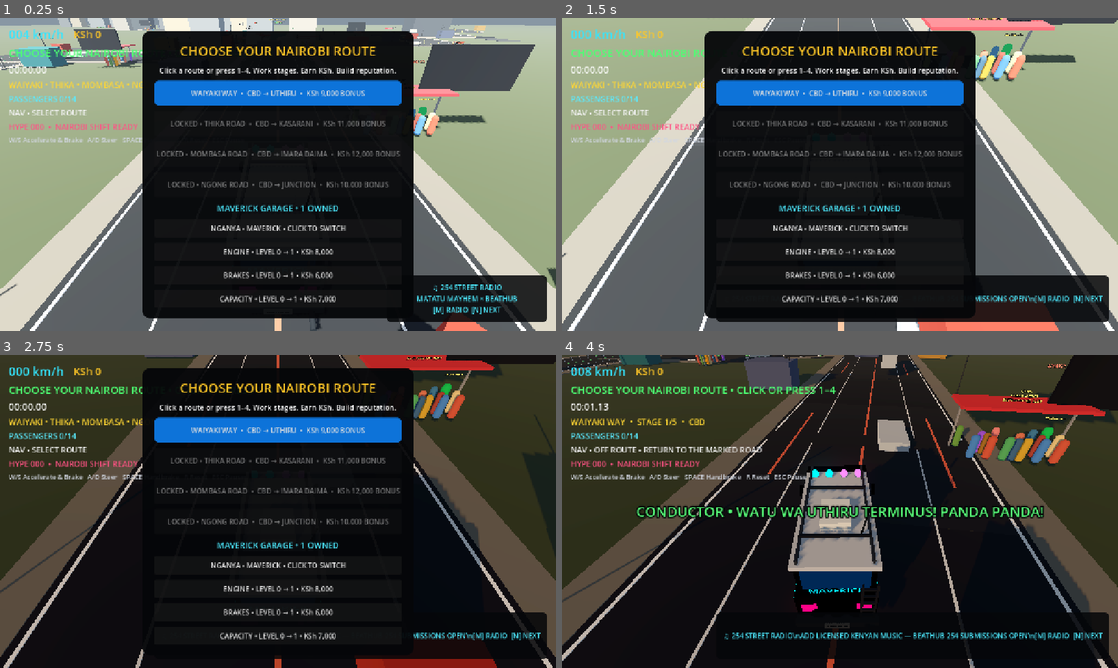
Above: before the commit, frames 1-4 (two rows, left to right).
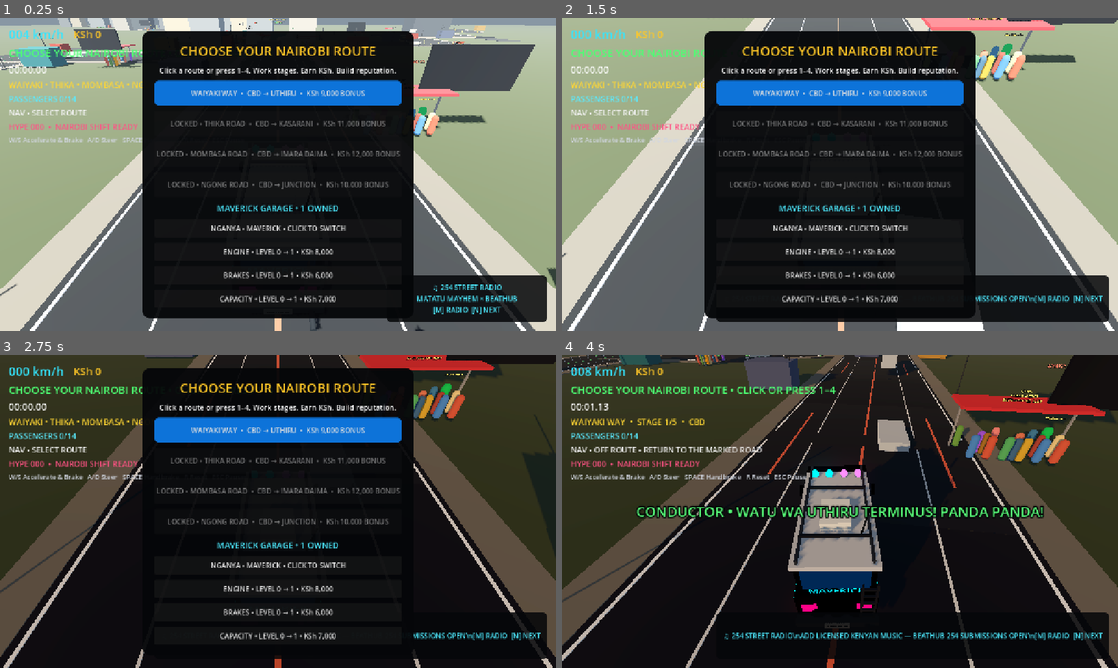
Above: after the commit, the same moments.

Repository: beathubonline-arch/Matatu-Mayhem
Game: Godot game, scene res://scenes/main/Main.tscn
The game is run twice, just before and just after one commit, with the same random seed, the same clock (stepped at 60 frames per second) and the same inputs.
Inputs (mouse positions are in pixels of both pictures, inside the frame that each line leads up to):
- Up to frame 1 (0.25 s): no input
- Up to frame 2 (1.5 s): tap A (steer_left) at 0.5, 1.25 s; move the mouse to (962, 158) at 0.52 s; hold D (steer_right) 0.53-1.28 s; hold N (radio_next) 0.53-1.28 s; click (962, 158) at 0.67 s; move the mouse to (728, 190) at 1.27 s; hold S (brake) from 1.28 s (still down); tap M (radio_toggle) at 1.35 s
- Up to frame 3 (2.75 s): tap A (steer_left) at 2 s; move the mouse to (333, 442) at 2.02 s; release S (brake) at 2.03 s; hold D (steer_right) from 2.03 s (still down); tap L at 2.1 s
- Up to frame 4 (4 s): tap A (steer_left) at 2.75 s; move the mouse to (812, 574) at 2.77 s; release D (steer_right) at 2.78 s; hold W (accelerate) 2.78-3.53 s; tap 1 at 2.85 s; click (812, 574) at 2.92 s; move the mouse to (1006, 558) at 3.52 s; hold A (steer_left) from 3.53 s (still down); tap 2 at 3.6 s

The runs differ from the first frame. In frame 1, 0.4% of the frame differs, in the area x 8-88%, y 4-100%; in frame 2, 0.7%; in frame 3, 1.2%, in the area x 64-90%, y 38-100%; in frame 4, 0.9%.
Error in both runs: Invalid call. Nonexistent function 'get_corridor' in base 'Nil'. (res://scripts/gameplay/CorridorServiceManager.gd:334)

Commit message:
Make Nairobi traffic flow less robotic

Diff:
--- a/scripts/traffic/CorridorTrafficManager.gd
+++ b/scripts/traffic/CorridorTrafficManager.gd
@@ -31,6 +31,8 @@
 	vehicle.set_meta("forward", forward)
 	vehicle.set_meta("lane_offset", 2.6 if index % 2 == 0 else -2.6)
 	vehicle.set_meta("speed", 7.0 + float(index % 3))
+	vehicle.set_meta("base_speed", 7.0 + float(index % 3))
+	vehicle.set_meta("personality", index % 3)
 	vehicle.set_meta("steer_dir", direction)
 	vehicle.set_collision_layer_value(1, true)
 	vehicle.set_collision_layer_value(2, true)
@@ -96,15 +98,20 @@
 		var steer_weight: float = clampf(_delta * (2.2 if to_target.length() < junction_slowdown_distance * 1.6 else 4.5), 0.0, 1.0)
 		direction = steer_dir.lerp(desired_direction, steer_weight).normalized()
 		vehicle.set_meta("steer_dir", direction)
-		var speed: float = float(vehicle.get_meta("speed", 8.0))
+		var speed: float = float(vehicle.get_meta("base_speed", vehicle.get_meta("speed", 8.0)))
+		var personality: int = int(vehicle.get_meta("personality", 0))
+		if personality == 1:
+			speed *= 0.82
+		elif personality == 2:
+			speed *= 1.12
 		if to_target.length() < junction_slowdown_distance:
 			speed *= 0.58
 		if player != null:
 			var distance_to_player: float = vehicle.global_position.distance_to(player.global_position)
-			if distance_to_player < 9.0:
-				speed = 0.0
-			elif distance_to_player < 16.0:
-				speed *= 0.35
+			if distance_to_player < 6.5:
+				speed *= 0.18
+			elif distance_to_player < 12.0:
+				speed *= 0.55
 		vehicle.velocity = direction * speed
 		if direction.length_squared() > 0.01:
 			var target_yaw: float = atan2(-direction.x, -direction.z)
